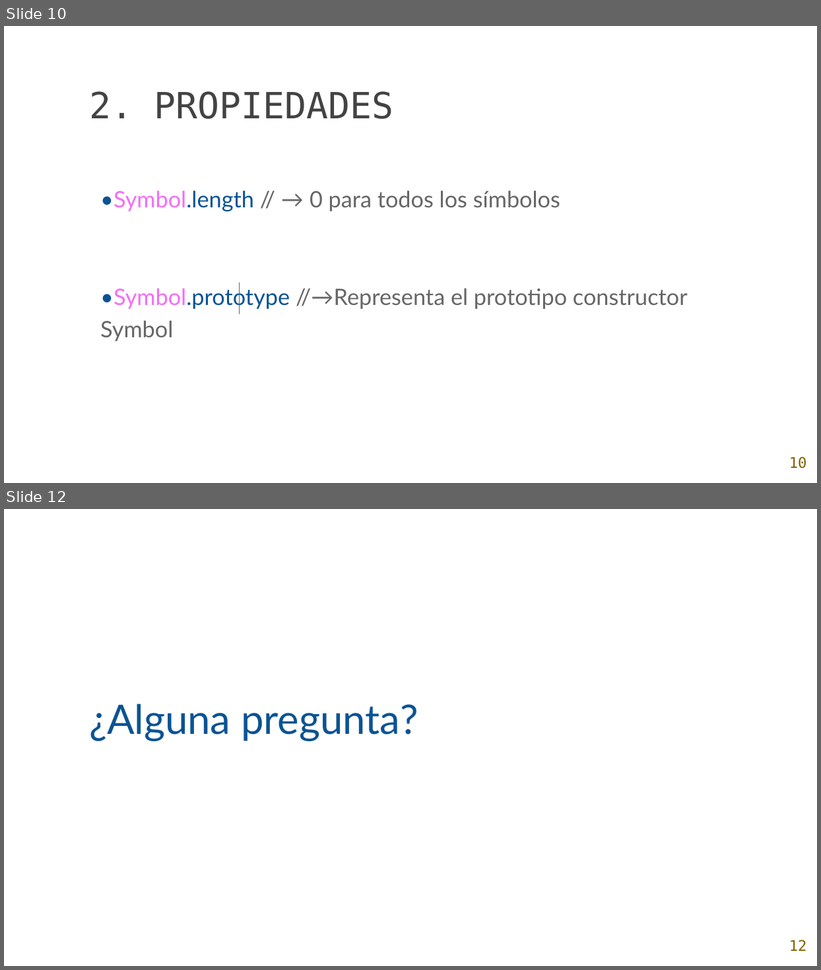
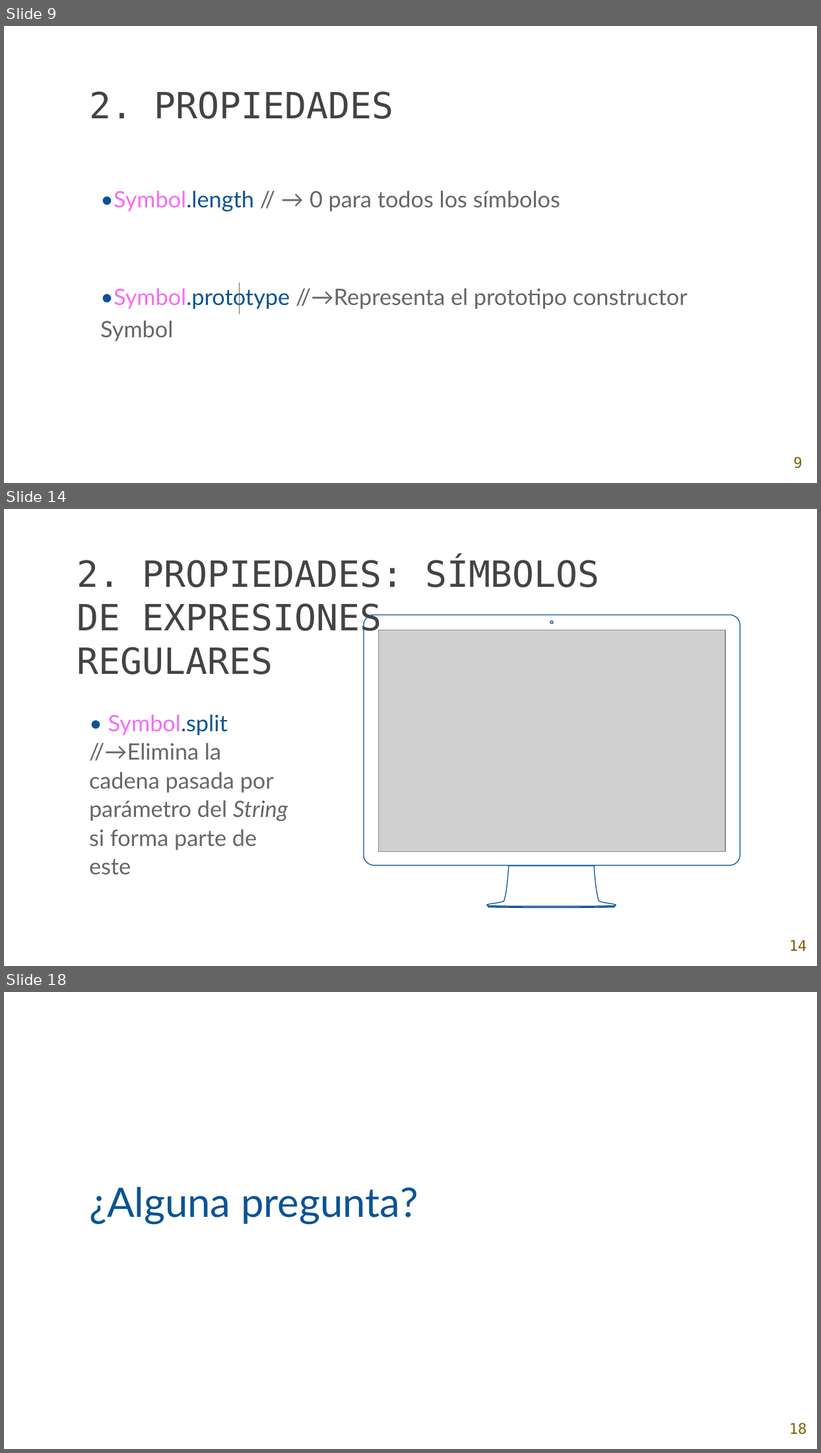
Before and after one commit to Char-Mander/AW_2018-2019, a slide deck: Ejercicios de clase/Plantilla powerpoint.pptx. Shown one above the other, each under a label of ours: slides 10 and 12 before the commit, slides 9, 14 and 18 after it; the slides between them are not shown. The pictures are 821x970 and 821x1453 pixels, drawn with LibreOffice and Linux fonts; fonts in the diff are those of the drawing; grey boxes stand for pictures; background and template pictures are left out. Boxes give left, top, right and bottom in pixels: in the first picture for what was removed or moved away, otherwise in the second. Text is boxed around its words. In the diff, an @@ line names an element or a change of style, - is before the commit and + after.

Commit message:
Terminados los apartados de las propiedades

```diff
--- a/Ejercicios de clase/Plantilla powerpoint.pptx
+++ b/Ejercicios de clase/Plantilla powerpoint.pptx
@@ slide 14 added at bbox=[4, 509, 817, 966], background picture (left out) @@
@@ text added at bbox=[77, 558, 599, 675], 32 pt, text #434343 @@
+2. PROPIEDADES: SÍMBOLOS DE EXPRESIONES
+REGULARES
@@ freeform shape added at bbox=[364, 615, 740, 908], outline #0B5394 0.75 pt @@
@@ picture added at bbox=[378, 630, 725, 852] @@
@@ text added at bbox=[89, 714, 288, 875], 20 pt, text #666666 @@
+• Symbol.split
+//→Elimina la cadena pasada por parámetro del String si forma parte de este
@@ page number added at bbox=[789, 940, 807, 951], 13 pt, text #7F6000 @@
+14
@@ what was slide 10 is now slide 9 @@
@@ page number at bbox=[793, 457, 802, 469]: text changed @@
-10
+9
@@ what was slide 12 is now slide 18 @@
@@ page number at bbox=[789, 1423, 807, 1435]: text changed @@
-12
+18
```
Also in this commit, not shown: 5 slides changed, 6 other slides added, 1 slide removed.
